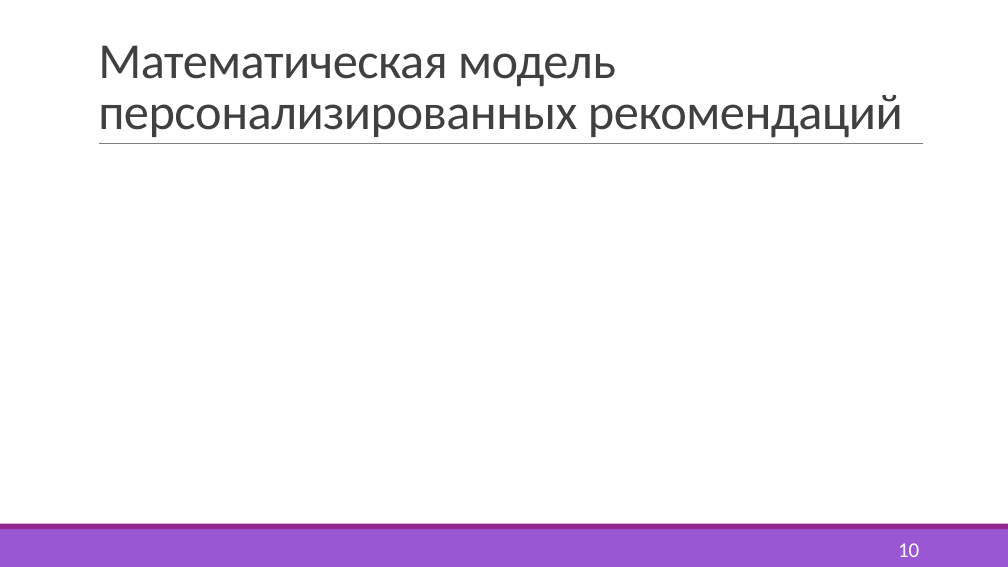
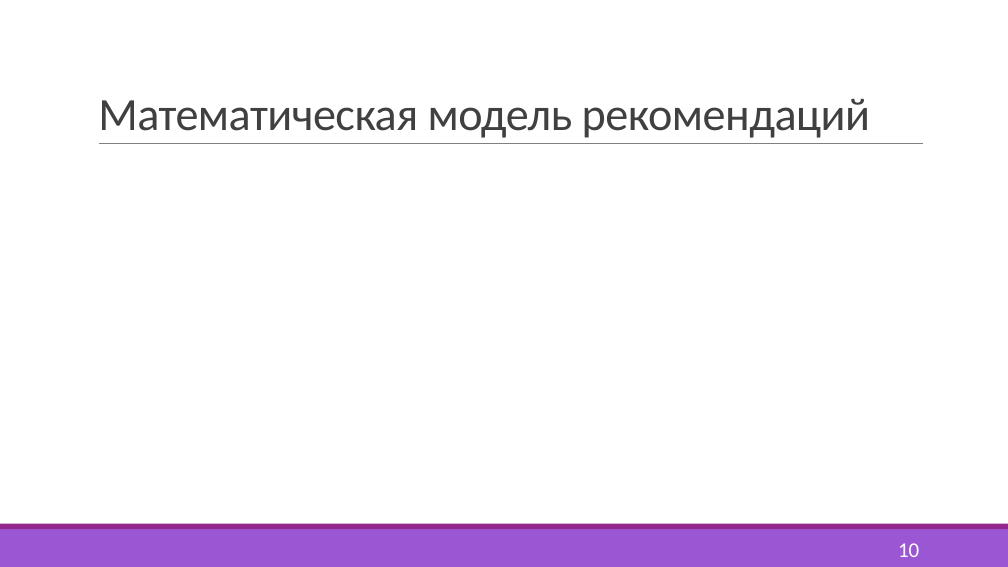
Before and after one commit to ShutovaTE/AG-Diploma, a slide deck: slide 10 of Документы/ШутоваТЕ_ВКР_Презентация.pptx. Drawn at 1008x567 pixels with LibreOffice and Linux fonts; fonts in the diff are those of the drawing; grey boxes stand for pictures. Boxes give left, top, right and bottom in pixels: in the first picture for what was removed or moved away, otherwise in the second. Text is boxed around its words. In the diff, an @@ line names an element or a change of style, - is before the commit and + after.

```diff
--- a/Документы/ШутоваТЕ_ВКР_Презентация.pptx
+++ b/Документы/ШутоваТЕ_ВКР_Презентация.pptx
@@ title at <box>98,99,870,138</box>: text changed; size 48 to 44 pt @@
-Математическая модель персонализированных рекомендаций
+Математическая модель рекомендаций
```
Also in this commit, not shown: 1 other slide changed, 9 other files.
